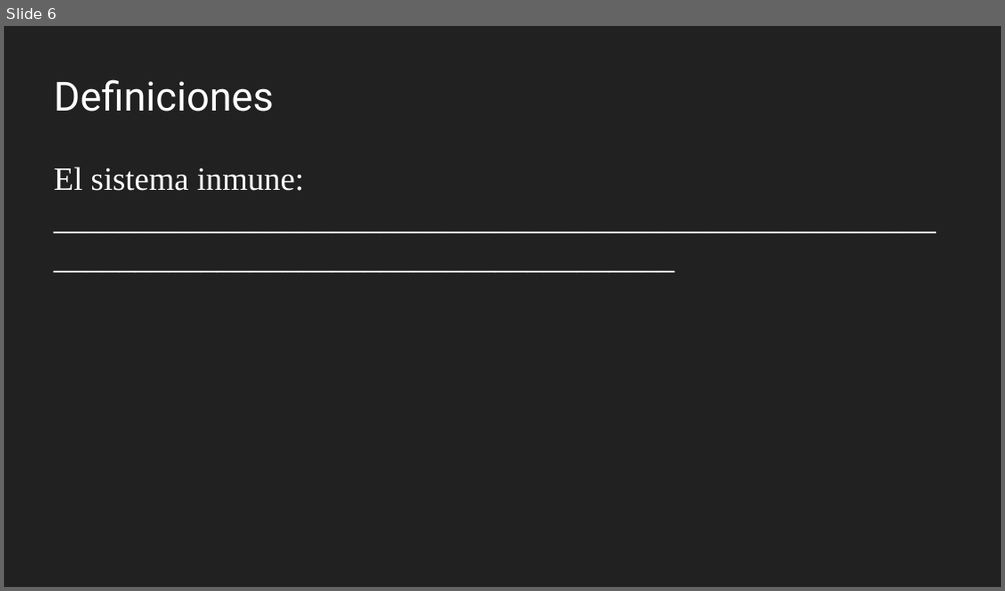
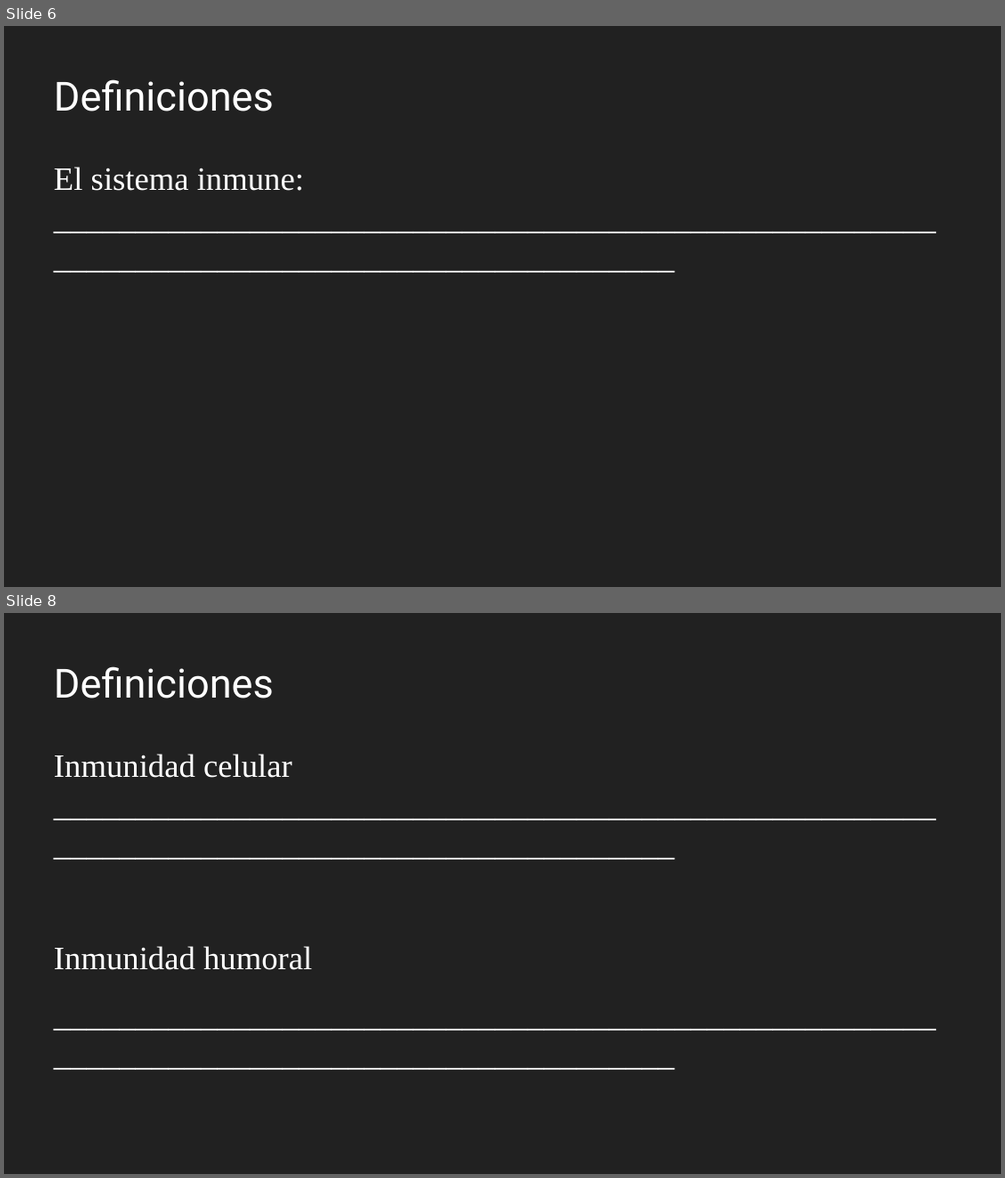
Before and after one commit to gerardommc/Medicina-Cons, a slide deck: Inmuno.odp. Shown one above the other, each under a label of ours: slide 6 before the commit, slides 6 and 8 after it; the slides between them are not shown. The pictures are 1005x591 and 1005x1178 pixels, drawn with LibreOffice and Linux fonts; fonts in the diff are those of the drawing. Boxes give left, top, right and bottom in pixels: in the first picture for what was removed or moved away, otherwise in the second. Text is boxed around its words. In the diff, an @@ line names an element or a change of style, - is before the commit and + after.

```diff
--- a/Inmuno.odp
+++ b/Inmuno.odp
@@ slide 8 added at box(4, 613, 1001, 1174), background #212121 @@
@@ title added at box(54, 666, 274, 698), 32 pt, text #FFFFFF @@
+Definiciones
@@ text added at box(54, 754, 312, 970), 26 pt, text #FFFFFF @@
+Inmunidad celular ____________________________________________________________________________________________
+Inmunidad humoral
+____________________________________________________________________________________________
```
Also in this commit, not shown: 1 slide changed, 6 other slides added, 1 other file.
